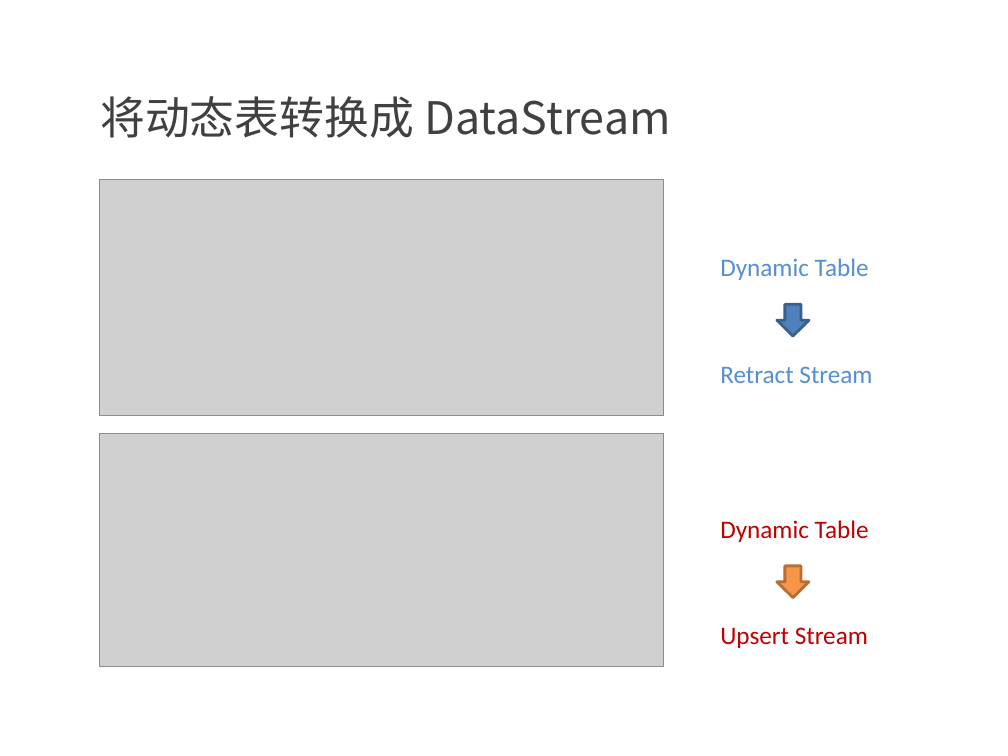
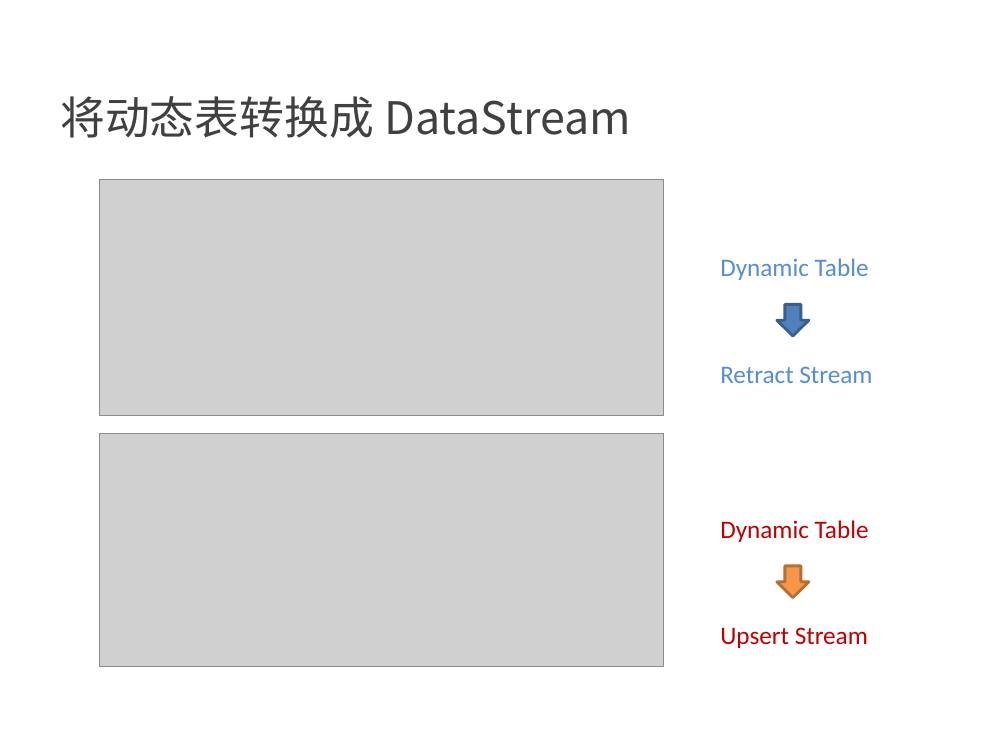
Before and after one commit to confucianzuoyuan/flink-tutorial, a slide deck: slide 29 of slides/9_Table API 和 Flink SQL.pptx (slide 30 before the commit). Drawn at 1008x756 pixels with LibreOffice and Linux fonts; fonts in the diff are those of the drawing; grey boxes stand for pictures; background and template pictures are left out. Boxes give left, top, right and bottom in pixels: in the first picture for what was removed or moved away, otherwise in the second. Text is boxed around its words. In the diff, an @@ line names an element or a change of style, - is before the commit and + after.

```diff
--- a/slides/9_Table API 和 Flink SQL.pptx
+++ b/slides/9_Table API 和 Flink SQL.pptx
@@ text "将动态表转换成 DataStream" at [60, 96, 631, 138]: indent changed @@
```
Also in this commit, not shown: 55 other slides changed, 1 slide removed, 5 other files.
